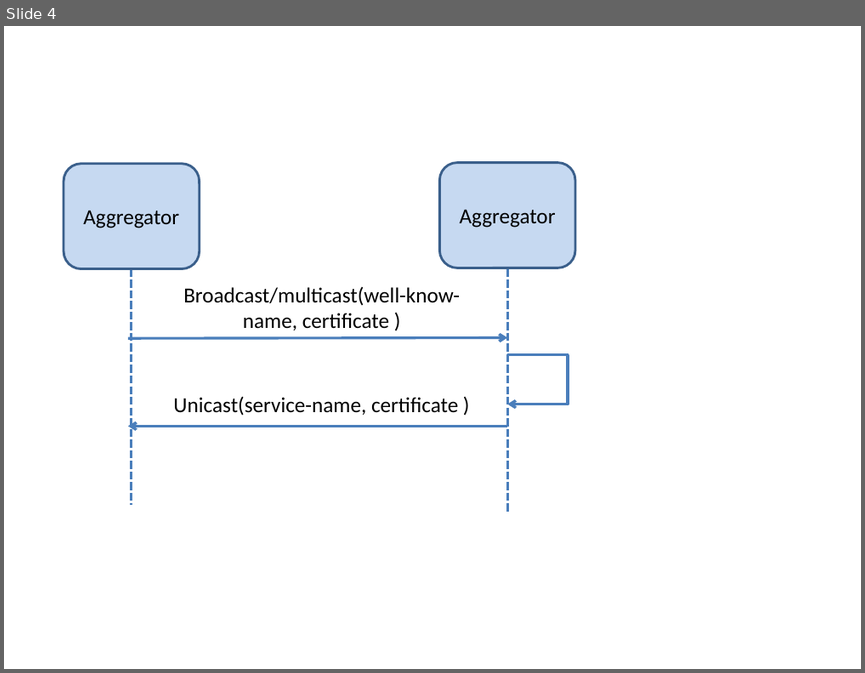
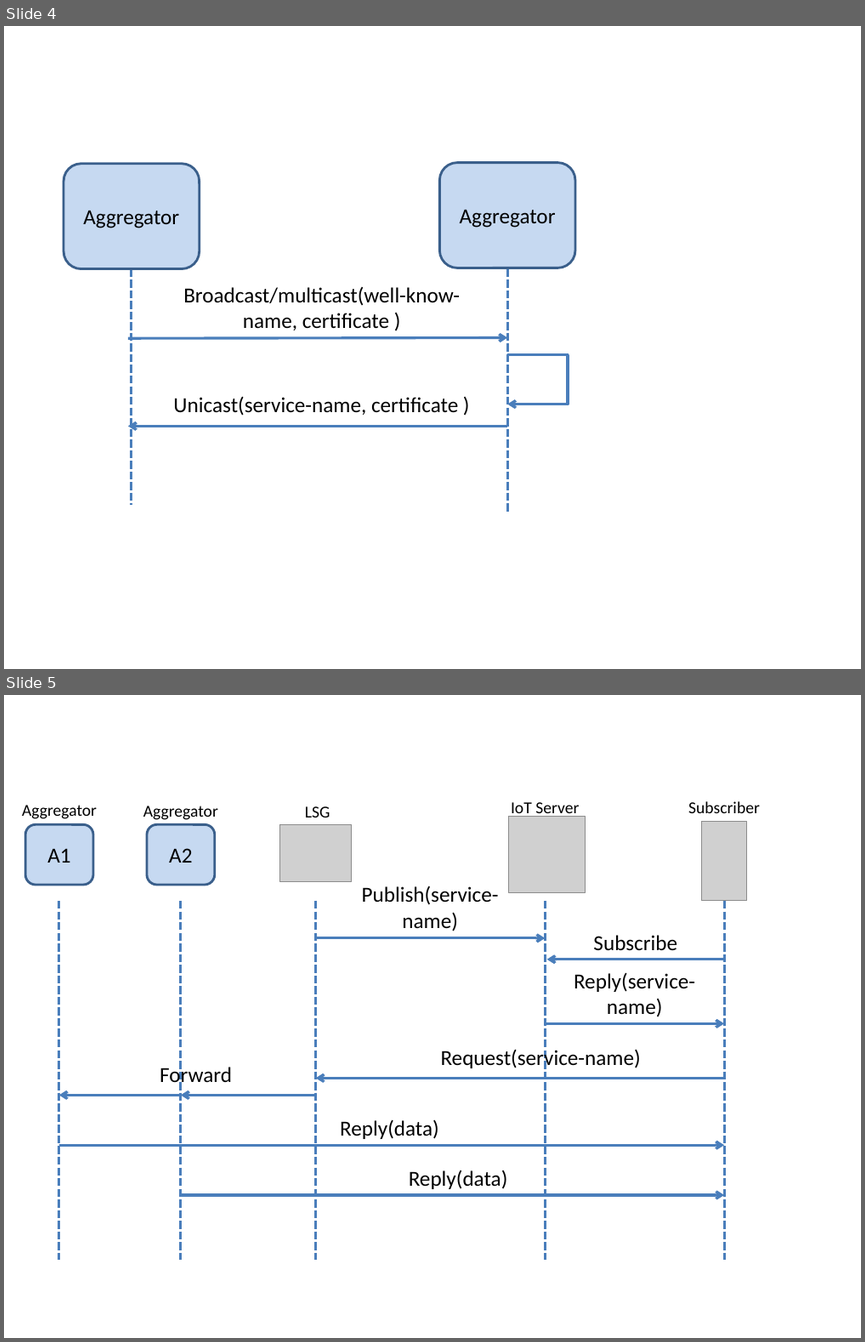
Before and after one commit to sugangli/ICN2015, a slide deck: figure/paper_drawing.pptx. Shown one above the other, each under a label of ours: slide 4 before the commit, slides 4 and 5 after it. The pictures are 865x673 and 865x1342 pixels, drawn with LibreOffice and Linux fonts; fonts in the diff are those of the drawing; grey boxes stand for pictures. Boxes give left, top, right and bottom in pixels: in the first picture for what was removed or moved away, otherwise in the second. Text is boxed around its words. In the diff, an @@ line names an element or a change of style, - is before the commit and + after.

```diff
--- a/figure/paper_drawing.pptx
+++ b/figure/paper_drawing.pptx
@@ slide 5 added at (x1=4, y1=695, x2=861, y2=1338), background #FFFFFF @@
@@ text added at (x1=22, y1=805, x2=97, y2=819), 14 pt, text #000000 @@
+Aggregator
@@ text added at (x1=143, y1=805, x2=218, y2=820), 14 pt, text #000000 @@
+Aggregator
@@ text added at (x1=305, y1=806, x2=330, y2=817), 14 pt, text #000000 @@
+LSG
@@ picture added at (x1=509, y1=817, x2=585, y2=893) @@
@@ text added at (x1=511, y1=802, x2=579, y2=818), 14 pt, text #000000 @@
+IoT Server
@@ text added at (x1=688, y1=801, x2=760, y2=813), 14 pt, text #000000 @@
+Subscriber
@@ picture added at (x1=702, y1=821, x2=747, y2=901) @@
@@ rounded rectangle added at (x1=25, y1=824, x2=93, y2=885), fill #C6D9F1, outline #3A5F8C 2 pt, 18 pt, text #000000 @@
+A1
@@ rounded rectangle added at (x1=147, y1=824, x2=215, y2=885), fill #C6D9F1, outline #3A5F8C 2 pt, 18 pt, text #000000 @@
+A2
@@ picture added at (x1=280, y1=824, x2=351, y2=882) @@
@@ text added at (x1=362, y1=885, x2=499, y2=931), 18 pt, text #000000 @@
+Publish(service-name)
@@ line added from (59, 901) to (59, 1259), #4B7EBC 2.25 pt dashed @@
@@ line added from (181, 901) to (181, 1259), #4B7EBC 2.25 pt dashed @@
@@ line added from (316, 901) to (316, 1259), #4B7EBC 2.25 pt dashed @@
@@ line added from (545, 901) to (545, 1259), #4B7EBC 2.25 pt dashed @@
@@ line added from (724, 901) to (724, 1259), #4B7EBC 2.25 pt dashed @@
@@ arrow added from (316, 938) to (545, 938), #4B7EBC 2.25 pt @@
@@ text added at (x1=593, y1=935, x2=677, y2=951), 18 pt, text #000000 @@
+Subscribe
@@ arrow added from (724, 959) to (547, 959), #4B7EBC 2.25 pt @@
@@ text added at (x1=574, y1=972, x2=695, y2=1017), 18 pt, text #000000 @@
+Reply(service-name)
@@ arrow added from (545, 1023) to (724, 1023), #4B7EBC 2.25 pt @@
@@ text added at (x1=441, y1=1049, x2=641, y2=1069), 18 pt, text #000000 @@
+Request(service-name)
@@ text added at (x1=160, y1=1065, x2=232, y2=1088), 18 pt, text #000000 @@
+Forward
@@ arrow added from (181, 1095) to (59, 1095), #4B7EBC 2.25 pt @@
@@ arrow added from (317, 1095) to (181, 1095), #4B7EBC 2.25 pt @@
@@ arrow added from (724, 1078) to (316, 1078), #4B7EBC 2.25 pt @@
@@ text added at (x1=340, y1=1119, x2=439, y2=1139), 18 pt, text #000000 @@
+Reply(data)
@@ arrow added from (59, 1145) to (724, 1145), #4B7EBC 2.25 pt @@
@@ text added at (x1=409, y1=1170, x2=508, y2=1189), 18 pt, text #000000 @@
+Reply(data)
@@ arrow added from (181, 1195) to (724, 1195), #4B7EBC 2.25 pt @@
```
Also in this commit, not shown: 1 slide removed, 14 other files.
